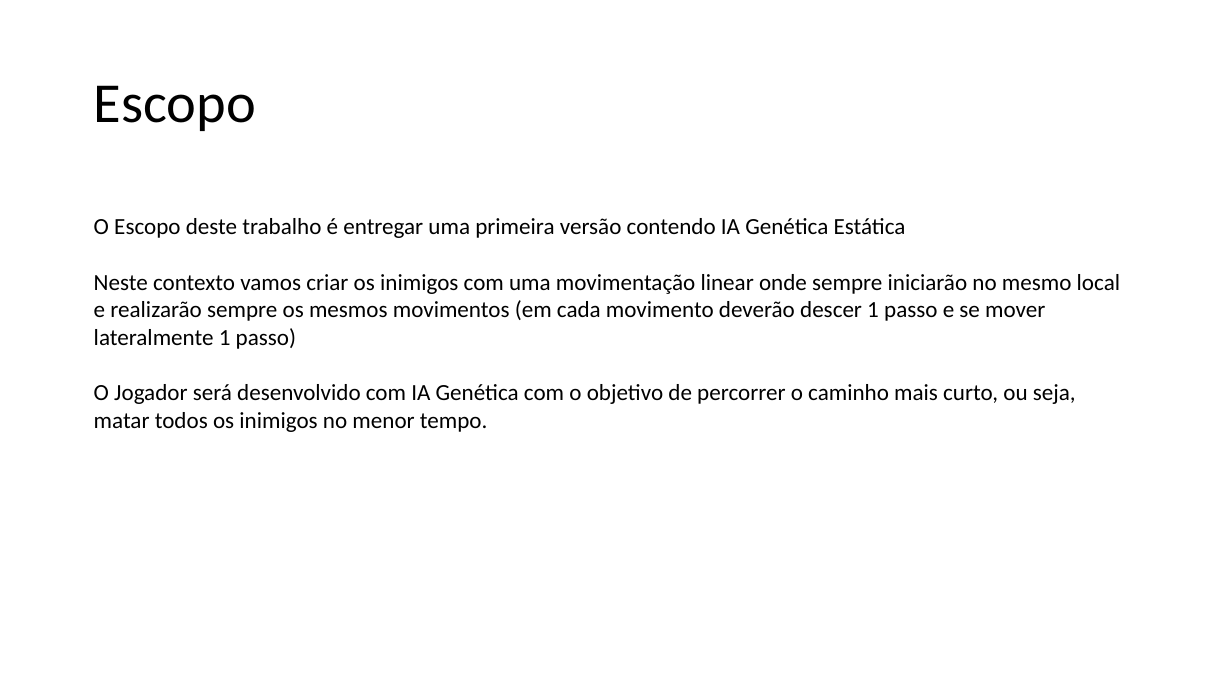
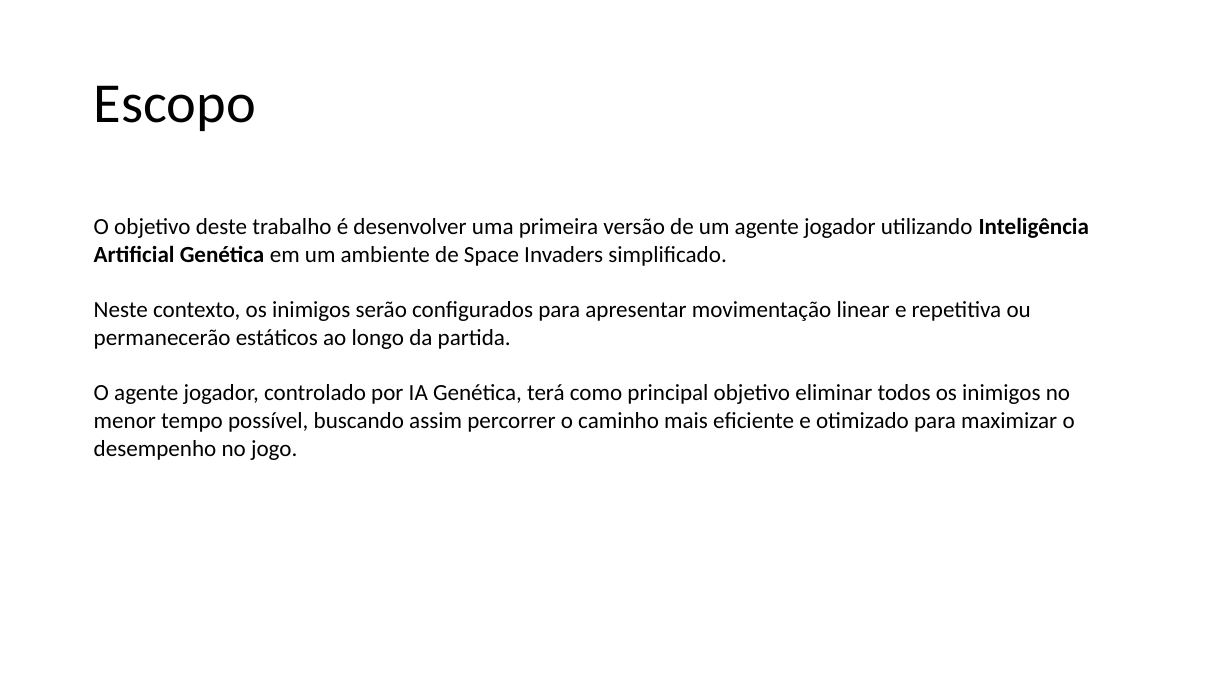
Before and after one commit to GustavoMaltaGuimaraesBrasil/TC2_IAGenetica, a slide deck: slide 9 of IA Genética.pptx (slide 6 before the commit). Drawn at 1232x693 pixels with LibreOffice and Linux fonts; fonts in the diff are those of the drawing. Boxes give left, top, right and bottom in pixels: in the first picture for what was removed or moved away, otherwise in the second. Text is boxed around its words. In the diff, an @@ line names an element or a change of style, - is before the commit and + after.

```diff
--- a/IA Genética.pptx
+++ b/IA Genética.pptx
@@ text at [94, 217, 1089, 460]: text changed @@
-O Escopo deste trabalho é entregar uma primeira versão contendo IA Genética Estática
-Neste contexto vamos criar os inimigos com uma movimentação linear onde sempre iniciarão no mesmo local e realizarão sempre os mesmos movimentos (em cada movimento deverão descer 1 passo e se mover lateralmente 1 passo)
-O Jogador será desenvolvido com IA Genética com o objetivo de percorrer o caminho mais curto, ou seja, matar todos os inimigos no menor tempo.
+O objetivo deste trabalho é desenvolver uma primeira versão de um agente jogador utilizando Inteligência Artificial Genética em um ambiente de Space Invaders simplificado.
+Neste contexto, os inimigos serão configurados para apresentar movimentação linear e repetitiva ou permanecerão estáticos ao longo da partida.
+O agente jogador, controlado por IA Genética, terá como principal objetivo eliminar todos os inimigos no menor tempo possível, buscando assim percorrer o caminho mais eficiente e otimizado para maximizar o desempenho no jogo.
```
Also in this commit, not shown: 1 other slide changed, 6 slides added, 1 slide removed, 1 other file.
